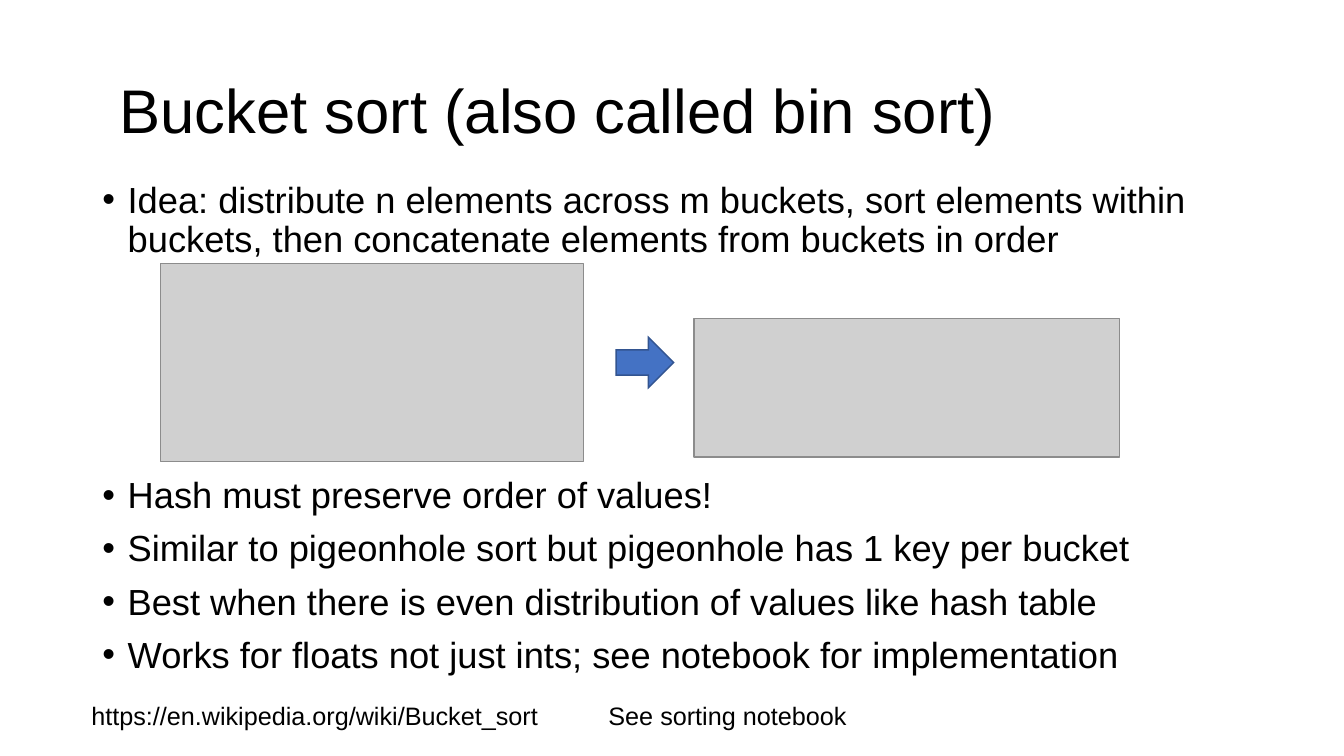
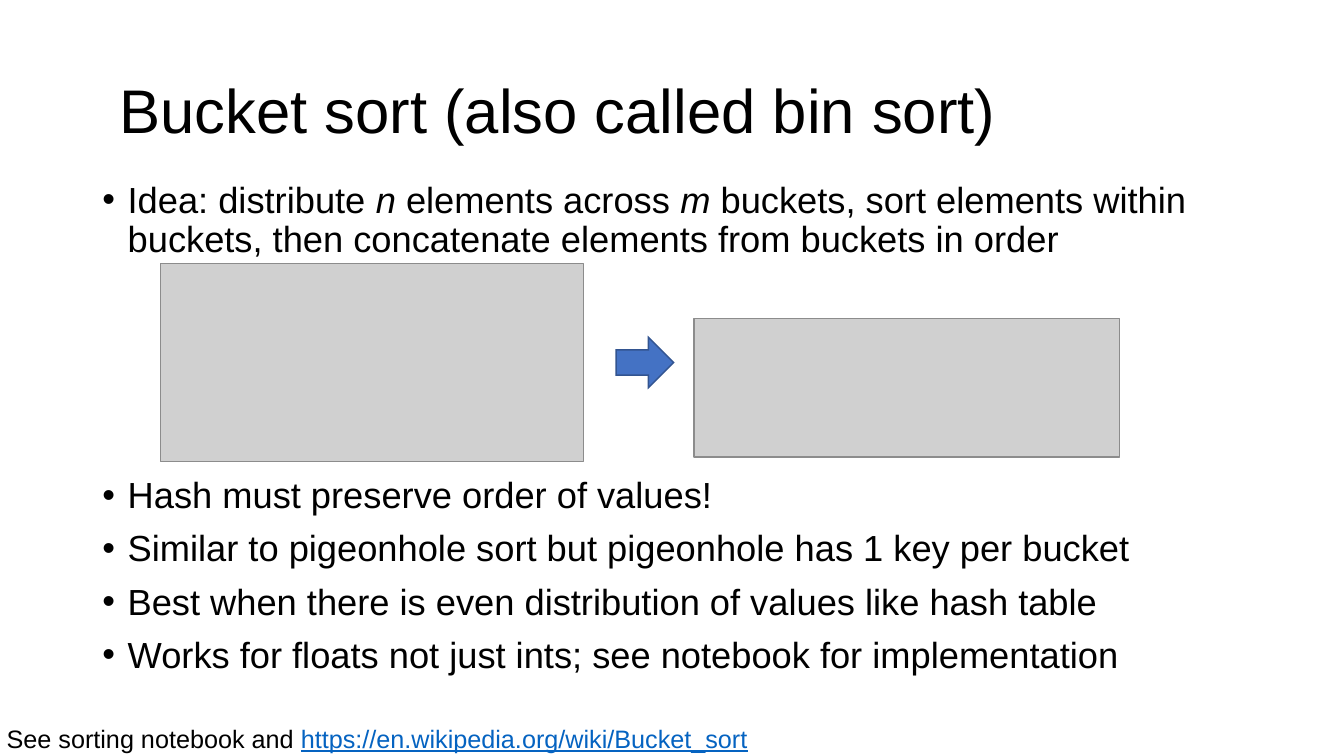
Before and after one commit to parrt/msds689, a slide deck: slide 14 of notes/sorting.pptx. Drawn at 1344x756 pixels with LibreOffice and Linux fonts; fonts in the diff are those of the drawing; grey boxes stand for pictures; background and template pictures are left out. Boxes give left, top, right and bottom in pixels: in the first picture for what was removed or moved away, otherwise in the second. Text is boxed around its words. In the diff, an @@ line names an element or a change of style, - is before the commit and + after.

```diff
--- a/notes/sorting.pptx
+++ b/notes/sorting.pptx
@@ text at bbox=[128, 186, 1186, 257]: italic on in "n m" @@
@@ text removed at bbox=[608, 706, 847, 731] @@
-See sorting notebook
@@ text at bbox=[7, 729, 747, 753]: text changed; text colour #000000 to #0563C1 @@
-https://en.wikipedia.org/wiki/Bucket_sort
+See sorting notebook and https://en.wikipedia.org/wiki/Bucket_sort
```
Also in this commit, not shown: 8 other slides changed, 3 other files.
